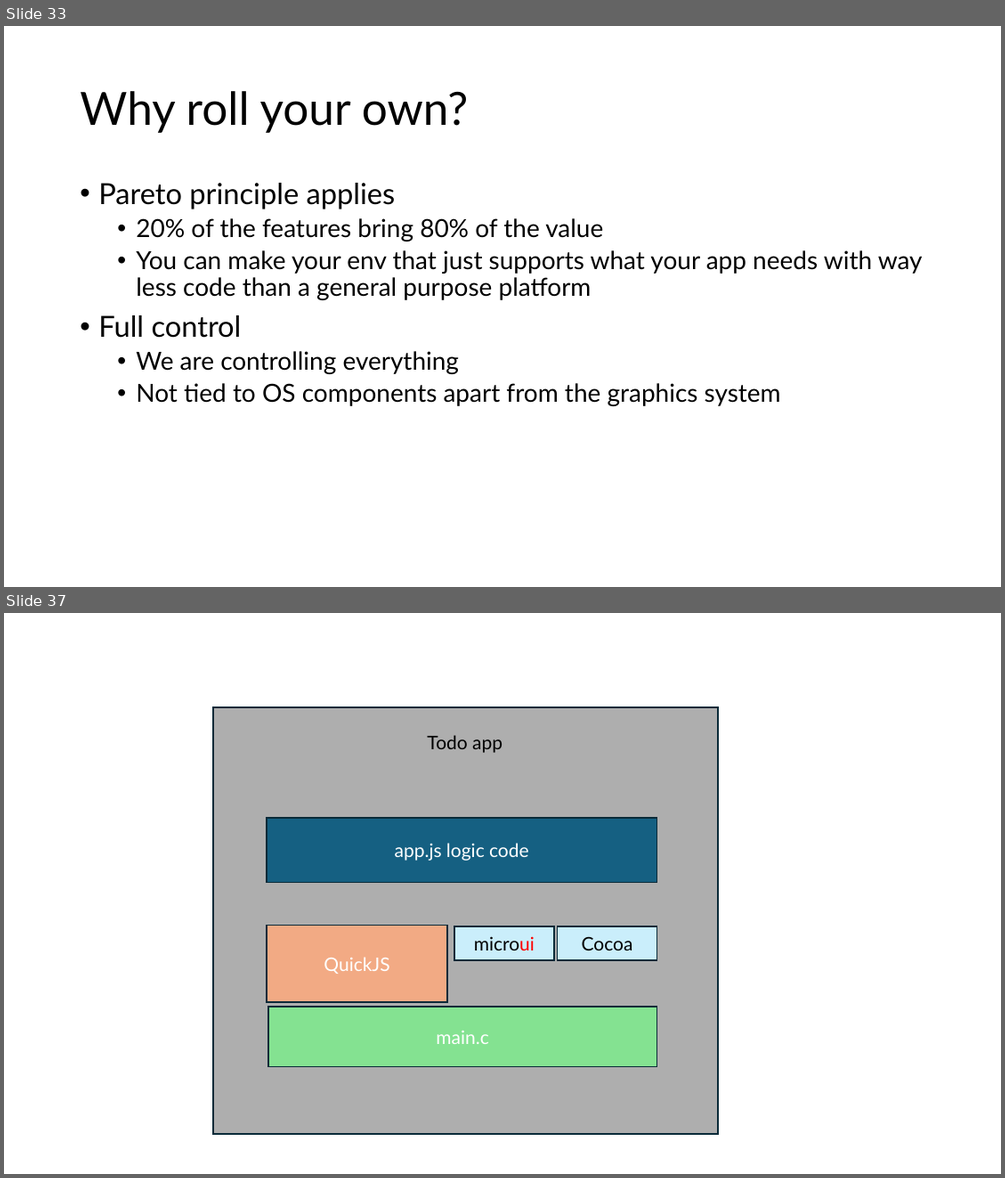
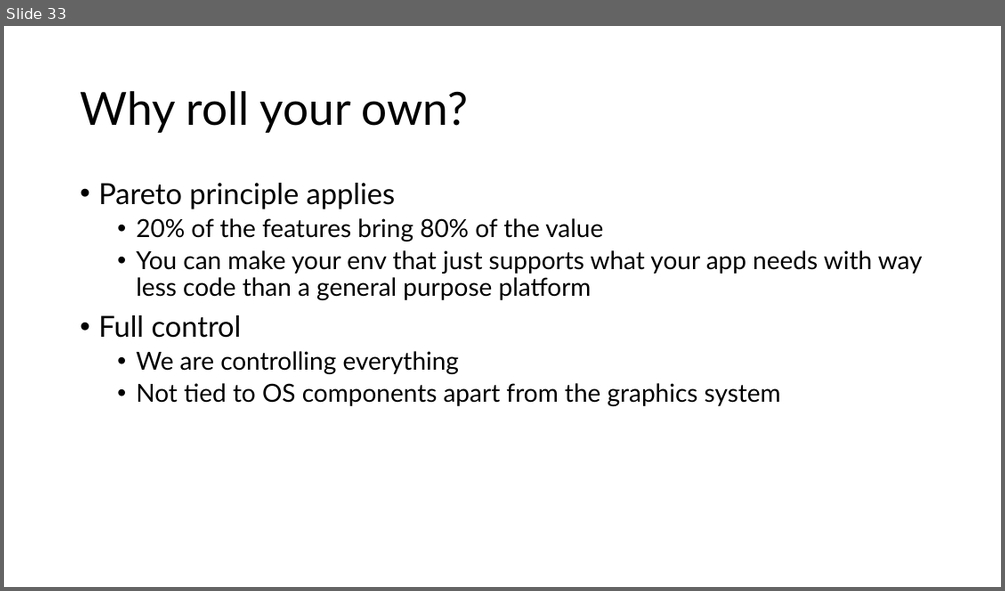
Before and after one commit to tatut/js_native_apps, a slide deck: helsinkijs-talk-2026-11.pptx. Shown one above the other, each under a label of ours: slides 33 and 37 before the commit, slide 33 after it; the slides between them are not shown. The pictures are 1005x1178 and 1005x591 pixels, drawn with LibreOffice and Linux fonts; fonts in the diff are those of the drawing. Boxes give left, top, right and bottom in pixels: in the first picture for what was removed or moved away, otherwise in the second. Text is boxed around its words. In the diff, an @@ line names an element or a change of style, - is before the commit and + after.

```diff
--- a/helsinkijs-talk-2026-11.pptx
+++ b/helsinkijs-talk-2026-11.pptx
@@ slide 37 removed at <box>4,613,1001,1174</box>, background #FFFFFF @@
@@ rectangle removed at <box>213,707,718,1134</box> @@
@@ text removed at <box>427,735,502,753</box> @@
-Todo app
@@ rectangle removed at <box>267,818,657,883</box> @@
-app.js logic code
@@ rectangle removed at <box>267,925,447,1002</box> @@
-QuickJS
@@ rectangle removed at <box>454,926,554,961</box> @@
-microui
@@ rectangle removed at <box>558,926,657,961</box> @@
-Cocoa
@@ rectangle removed at <box>268,1007,657,1067</box> @@
-main.c
```
Also in this commit, not shown: 2 slides changed, 1 slide added, 2 other slides removed, 3 other files.
